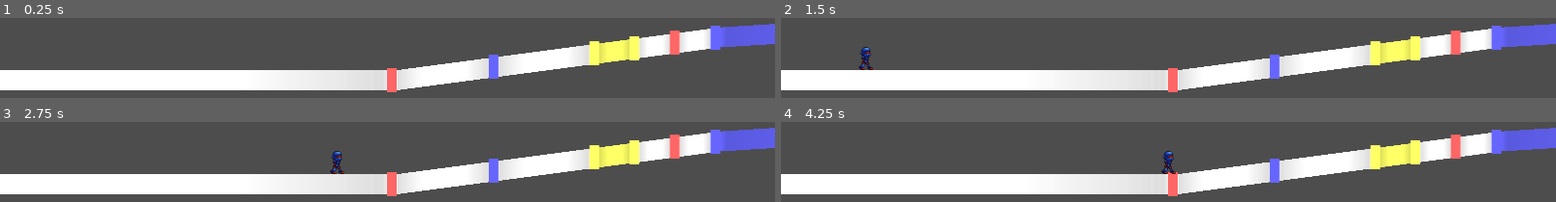
Above: before the commit, frames 1-4 (two rows, left to right).
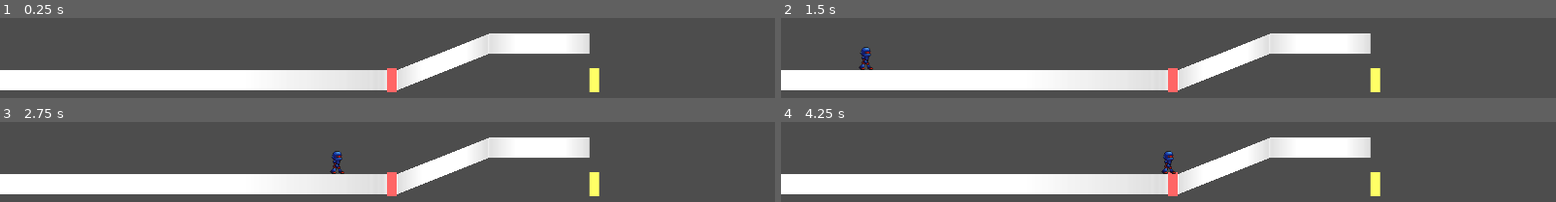
Above: after the commit, the same moments.

Repository: junu192857/Vexatonic-dash-2
Game: Godot game, scene res://Scenes/RhythmScene.tscn
The game is run twice, just before and just after one commit, with the same random seed, the same clock (stepped at 60 frames per second) and the same inputs. Sound files missing from this copy of the repository are replaced by a short silence.
Inputs:
- Up to frame 1 (0.25 s): no input
- Up to frame 2 (1.5 s): tap Enter at 0.5 s; hold A (a) 0.53-1.28 s; tap D (d) at 0.8, 1.35 s; tap Space at 1.25 s
- Up to frame 3 (2.75 s): tap K (k) at 1.55 s; hold K (k) from 2.03 s (still down); tap L (l) at 2.3 s
- Up to frame 4 (4.25 s): release K (k) at 2.78 s; tap L (l) at 2.85 s; tap S (s) at 3.05 s; hold S (s) from 3.53 s (still down); tap A (a) at 3.8 s

The runs differ from the first frame. In frame 1, 16% of the frame differs, in the area x 51-100%, y 7-93%; in frame 2, 16%; in frame 3, 16%; in frame 4, 16%.

Commit message:
꺾인 Connector 구현

Diff:
--- a/vexatonic-dash-2/Charts/test.csv
+++ b/vexatonic-dash-2/Charts/test.csv
@@ -1,9 +1,6 @@
 # time  color  type  end_time  lane
 0 0 0 0 0
-500 1 0 0 0
-1000 2 1 1200 0
-1400 0 0 0 0
-1600 1 1 4500 0
+1000 2 0 0 0
 
 # lane information: 오직 꺾이는 부분에 대한 정보만 가지고 있음.
 # LANE index
@@ -14,7 +11,7 @@
 
 LANE 0
 0 0
-3000 200
+500 100
 END
 
 LANE 1
--- a/vexatonic-dash-2/Scripts/Connector.gd
+++ b/vexatonic-dash-2/Scripts/Connector.gd
@@ -9,10 +9,9 @@
 const PROCESSED_COLORS: Array[Color] = [Color(0.8,0,0),Color(0.0, 0.0, 0.7),Color(0.8, 0.7, 0.0)]
 
 
-func set_connector_data(p_color:int, start_time, end_time, p_lane: Lane = null):
+func set_connector_data(p_color:int, start_time, end_time, p_lane: Lane = null) -> float:
 	lane = p_lane
 	var calculated_delta_y: float = 0.0
-	var connector_ended: bool = true
 
 	if p_lane != null:
 		var start_height = p_lane.get_height(start_time)
@@ -22,11 +21,11 @@
 					calculated_delta_y = p_lane.get_height(end_time) - start_height
 				else:
 					calculated_delta_y = kf.y - start_height
-					connector_ended = false
-					#TODO: connector 이어서 만들기
+					end_time = kf.x
 				break
 
 	data = ConnectorData.new(p_color, Setting.get_posx_from_time(end_time - start_time), calculated_delta_y)
+	return end_time
 
 func _ready():
 	polygon.polygon = PackedVector2Array([
--- a/vexatonic-dash-2/Scripts/RhythmManager.gd
+++ b/vexatonic-dash-2/Scripts/RhythmManager.gd
@@ -117,6 +117,7 @@
 			var connector = place_connector(-1, previous_time + Setting.time_per_note_width, noteData.time, previous_lane)
 			if (connector):
 				previous_note.add_child(connector)
+				connector.position = Vector2(Setting.NOTE_WIDTH, 0)
 
 		var cur_note = place_note(noteData, pos_x, true)
 		add_child(cur_note)
@@ -129,7 +130,9 @@
 		if (noteData.type == 1): #LongNote
 			var length = Setting.get_posx_from_time(noteData.end_time-noteData.time)
 			var connector = place_connector(noteData.color, noteData.time + Setting.time_per_note_width, noteData.end_time, previous_lane)
-			cur_note.add_child(connector)
+			if (connector):
+				cur_note.add_child(connector)
+				connector.position = Vector2(Setting.NOTE_WIDTH, 0)
 			var marker = place_note(noteData, length, false)
 			cur_note.add_child(marker)
 			previous_time = noteData.end_time
@@ -151,8 +154,12 @@
 	if (end_time - start_time <= 0):
 		return null
 	var connector = CONNECTOR_SCENE.instantiate() as Node2D
-	connector.set_connector_data(p_color, start_time, end_time, Lane.find_lane(lanes, lane))
-	connector.position = Vector2(Setting.NOTE_WIDTH, 0)
+	var connector_end_time = connector.set_connector_data(p_color, start_time, end_time, Lane.find_lane(lanes, lane))
+	if (end_time - connector_end_time > 0.01):
+		var following_connector = place_connector(p_color, connector_end_time, end_time, lane)
+		connector.add_child(following_connector)
+		following_connector.position = Vector2(connector.data.length, -connector.data.delta_y)
+
 	#print("Place Connector with length %f" % (length-Setting.NOTE_WIDTH))
 	return connector
 
